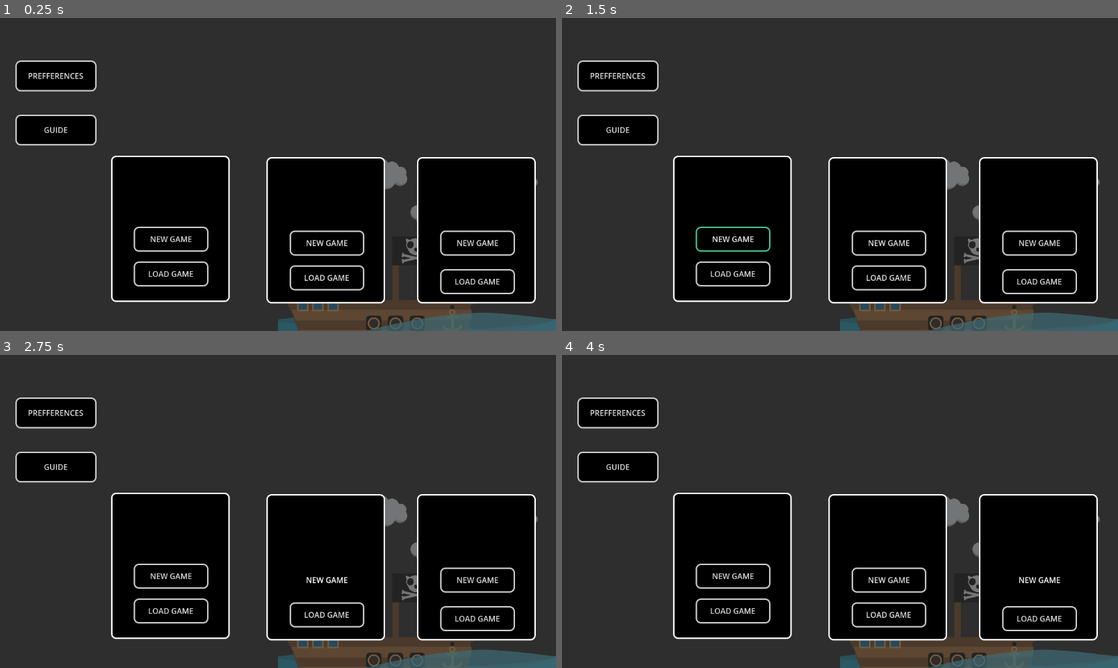
Above: before the commit, frames 1-4 (two rows, left to right).
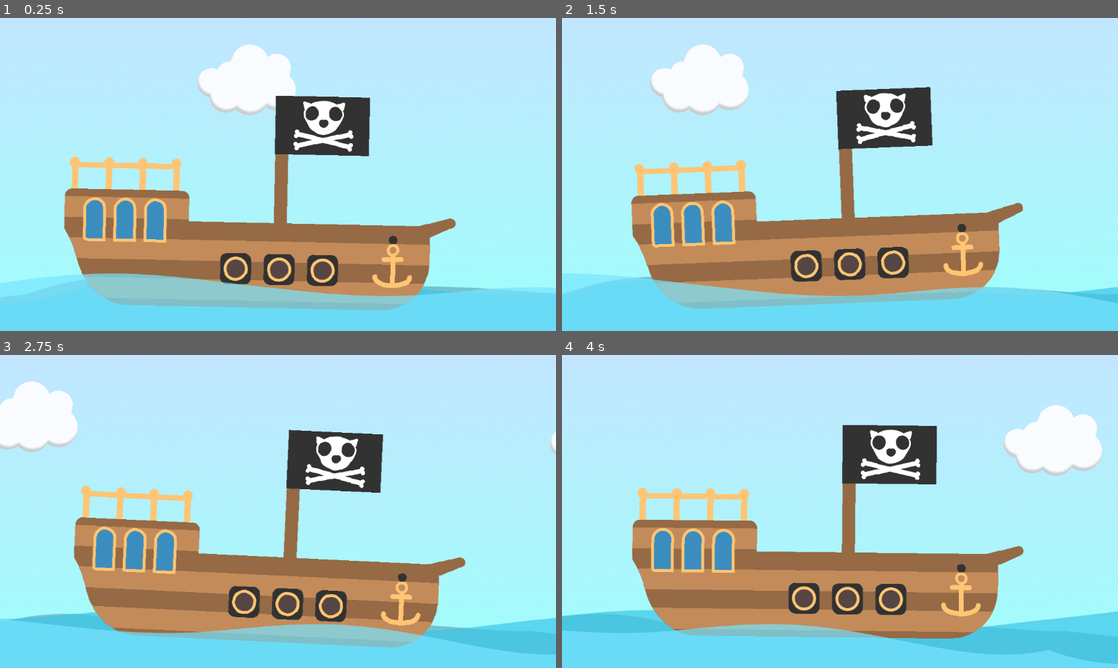
Above: after the commit, the same moments.

Repository: fishygaminglife-del/Pirate-Cats
Game: Godot game, scene res://scene/startscreen.tscn
Two runs of this game, one before a commit and one after it. Both use one fixed random seed, a clock stepped at 60 frames per second and the inputs below. The project has no main scene, so this scene is started directly.
Inputs (mouse positions are in pixels of both pictures, inside the frame that each line leads up to):
- Up to frame 1 (0.25 s): no input
- Up to frame 2 (1.5 s): click (734, 240) at 0.5 s, where only the run before the commit has a clickable "NEW GAME"; click (734, 240) at 1.25 s, where only the run before the commit has a clickable "NEW GAME"
- Up to frame 3 (2.75 s): click (328, 580) at 2 s, where only the run before the commit has a clickable "NEW GAME"
- Up to frame 4 (4 s): click (890, 580) at 2.75 s, where only the run before the commit has a clickable "NEW GAME"; click (1040, 580) at 3.5 s, where only the run before the commit has a clickable "NEW GAME"

The runs differ from the first frame. In frame 1, 97% of the frame differs, in the area x 0-100%, y 0-100%; in frame 2, 97%; in frame 3, 97%; in frame 4, 97%.

Commit message:
Complete Boat Rocking
For the start of a new game, I needed to make a boat rocking animation in the water, I was testing out different animations and I found the best way to make it.

Diff:
--- a/pirate-cats/scene/startscreen.tscn
+++ b/pirate-cats/scene/startscreen.tscn
@@ -1,9 +1,11 @@
 [gd_scene format=3 uid="uid://br74ubls6ovy3"]
 
 [ext_resource type="Texture2D" uid="uid://d1ne8hi4rsd46" path="res://assets/backblue.png" id="1_f4lms"]
+[ext_resource type="Script" uid="uid://bwsij72x7fm3g" path="res://script/startscreen.gd" id="1_unkh7"]
 [ext_resource type="Texture2D" uid="uid://bhdiu5db3tbq2" path="res://assets/middleblue.png" id="2_5ge4k"]
+[ext_resource type="Texture2D" uid="uid://twsdpehvo25k" path="res://assets/bg.png" id="2_riyh1"]
 [ext_resource type="Texture2D" uid="uid://cktu0nawmpjoh" path="res://assets/front blue (1).png" id="3_t1drl"]
-[ext_resource type="Texture2D" uid="uid://dvnb3r4kk5t6r" path="res://assets/boat.png" id="3_unkh7"]
+[ext_resource type="Texture2D" uid="uid://bwv6v8yq3f70t" path="res://assets/boat.png" id="3_unkh7"]
 [ext_resource type="Texture2D" uid="uid://curbdxaf7jf86" path="res://assets/clouds.png" id="4_unkh7"]
 
 [sub_resource type="StyleBoxFlat" id="StyleBoxFlat_5sra7"]
@@ -41,56 +43,126 @@
 corner_radius_bottom_right = 10
 corner_radius_bottom_left = 10
 
+[sub_resource type="Animation" id="Animation_riyh1"]
+length = 0.001
+
+[sub_resource type="Animation" id="Animation_2e2bh"]
+resource_name = "boat craddle"
+length = 5.0
+tracks/0/type = "value"
+tracks/0/imported = false
+tracks/0/enabled = true
+tracks/0/path = NodePath("parallaxbg/Camera2D:position")
+tracks/0/interp = 1
+tracks/0/loop_wrap = true
+tracks/0/keys = {
+"times": PackedFloat32Array(0, 5),
+"transitions": PackedFloat32Array(1, 1),
+"update": 0,
+"values": [Vector2(-288, 525), Vector2(840.8889, 525)]
+}
+tracks/1/type = "value"
+tracks/1/imported = false
+tracks/1/enabled = true
+tracks/1/path = NodePath("parallaxbg/Camera2D/Boat:rotation")
+tracks/1/interp = 1
+tracks/1/loop_wrap = true
+tracks/1/keys = {
+"times": PackedFloat32Array(0, 0.8666667, 1.8, 2.7666667, 3.56, 4.66, 5),
+"transitions": PackedFloat32Array(1, 1, 1, 1, 1, 1, 1),
+"update": 0,
+"values": [0.0, 0.07913376, -0.09993515, 0.05280053, 0.085175544, -0.105465785, 0.0]
+}
+tracks/2/type = "value"
+tracks/2/imported = false
+tracks/2/enabled = true
+tracks/2/path = NodePath("parallaxbg/Camera2D/Boat:position")
+tracks/2/interp = 1
+tracks/2/loop_wrap = true
+tracks/2/keys = {
+"times": PackedFloat32Array(0, 0.6, 1.48, 2.11, 2.84, 3.34, 4.19, 5),
+"transitions": PackedFloat32Array(1, 1, 1, 1, 1, 1, 1, 1),
+"update": 0,
+"values": [Vector2(-2, 50), Vector2(19.06665, 68), Vector2(15.697758, 45.999977), Vector2(15.217762, 61.999947), Vector2(29.582262, 49.999947), Vector2(31.804451, 61.999958), Vector2(13.982124, 34.000053), Vector2(-2, 50)]
+}
+
+[sub_resource type="AnimationLibrary" id="AnimationLibrary_876ia"]
+_data = {
+&"RESET": SubResource("Animation_riyh1"),
+&"boat craddle": SubResource("Animation_2e2bh")
+}
+
 [node name="Node2D" type="Node2D" unique_id=2123407205]
+script = ExtResource("1_unkh7")
+
+[node name="Bg" type="Sprite2D" parent="." unique_id=760726791]
+position = Vector2(501, 517)
+scale = Vector2(3.859375, 0.53549385)
+texture = ExtResource("2_riyh1")
 
 [node name="parallaxbg" type="Node2D" parent="." unique_id=1553879903]
-
-[node name="MiddleBlue" type="Parallax2D" parent="parallaxbg" unique_id=1809346217]
-scroll_scale = Vector2(0.1, 0.1)
-repeat_size = Vector2(1152, 0)
-
-[node name="Backblue" type="Sprite2D" parent="parallaxbg/MiddleBlue" unique_id=747749546]
-position = Vector2(575.7922, 610.5)
-scale = Vector2(0.5, 0.49999994)
-texture = ExtResource("2_5ge4k")
-centered = false
-
-[node name="BackBlue" type="Parallax2D" parent="parallaxbg" unique_id=41326461]
-scroll_scale = Vector2(0.2, 0.2)
-repeat_size = Vector2(1152, 0)
-
-[node name="Backblue" type="Sprite2D" parent="parallaxbg/BackBlue" unique_id=507957898]
-position = Vector2(575.7922, 610.5)
-scale = Vector2(0.5, 0.49999994)
-texture = ExtResource("1_f4lms")
-centered = false
-
-[node name="Boat" type="Sprite2D" parent="parallaxbg" unique_id=1911661098]
-position = Vector2(821, 562)
-scale = Vector2(0.5, 0.5)
-texture = ExtResource("3_unkh7")
-
-[node name="FrontBlue" type="Parallax2D" parent="parallaxbg" unique_id=118761442]
-scroll_scale = Vector2(0.3, 0.3)
-repeat_size = Vector2(1152, 0)
-
-[node name="Backblue" type="Sprite2D" parent="parallaxbg/FrontBlue" unique_id=398979313]
-position = Vector2(575.7922, 610.5)
-scale = Vector2(0.5, 0.49999994)
-texture = ExtResource("3_t1drl")
-centered = false
 
 [node name="Cloude2d" type="Parallax2D" parent="parallaxbg" unique_id=703282160]
 scroll_scale = Vector2(0.4, 0.4)
+scroll_offset = Vector2(-13, -136)
 repeat_size = Vector2(1152, 0)
+repeat_times = 2
 
 [node name="Backblue" type="Sprite2D" parent="parallaxbg/Cloude2d" unique_id=805676331]
-position = Vector2(747, 289)
+position = Vector2(593, 289)
 scale = Vector2(0.5, 0.49999994)
 texture = ExtResource("4_unkh7")
 centered = false
 
+[node name="Back" type="Parallax2D" parent="parallaxbg" unique_id=1035491241]
+scale = Vector2(0.5, 0.5)
+scroll_scale = Vector2(0.1, 0.1)
+scroll_offset = Vector2(-575, -231)
+repeat_size = Vector2(2304, 0)
+repeat_times = 2
+
+[node name="Middleblue" type="Sprite2D" parent="parallaxbg/Back" unique_id=724771102]
+position = Vector2(470, 1362)
+texture = ExtResource("2_5ge4k")
+centered = false
+
+[node name="Mid" type="Parallax2D" parent="parallaxbg" unique_id=1284981105]
+scale = Vector2(0.5, 0.5)
+scroll_scale = Vector2(0.2, 0.2)
+scroll_offset = Vector2(-575, -231)
+repeat_size = Vector2(2304, 0)
+repeat_times = 2
+
+[node name="Backblue" type="Sprite2D" parent="parallaxbg/Mid" unique_id=1406811075]
+position = Vector2(456, 1386)
+texture = ExtResource("1_f4lms")
+centered = false
+
+[node name="Camera2D" type="Camera2D" parent="parallaxbg" unique_id=1215526097]
+position = Vector2(-288, 525)
+scale = Vector2(0.5, 0.5)
+zoom = Vector2(2, 2)
+
+[node name="Boat" type="Sprite2D" parent="parallaxbg/Camera2D" unique_id=1911661098]
+position = Vector2(-2, 50)
+texture = ExtResource("3_unkh7")
+
+[node name="Front" type="Parallax2D" parent="parallaxbg" unique_id=1563770378]
+scale = Vector2(0.5, 0.5)
+scroll_scale = Vector2(0.4, 0.4)
+scroll_offset = Vector2(-575, -231)
+repeat_size = Vector2(2304, 0)
+repeat_times = 2
+
+[node name="FrontBlue(1)" type="Sprite2D" parent="parallaxbg/Front" unique_id=502198804]
+position = Vector2(458, 1476)
+texture = ExtResource("3_t1drl")
+centered = false
+
 [node name="Loading" type="Node2D" parent="." unique_id=1755795209]
+visible = false
+position = Vector2(571, 375.99997)
+scale = Vector2(0.44, 0.44)
 
 [node name="Panel" type="Panel" parent="Loading" unique_id=684071238]
 offset_left = -88.0
@@ -216,3 +288,6 @@
 offset_top = 312.0
 offset_right = 1088.0
 offset_bottom = 424.0
+
+[node name="AnimationPlayer" type="AnimationPlayer" parent="." unique_id=491530758]
+libraries/ = SubResource("AnimationLibrary_876ia")
--- /dev/null
+++ b/pirate-cats/script/startscreen.gd
@@ -0,0 +1,5 @@
+extends Node2D
+
+
+func _ready() -> void:
+	$AnimationPlayer.play("boat craddle")
Binary file added: pirate-cats/assets/bg.png
Not shown, changed: pirate-cats/assets/bg.png.import
Binary file changed: pirate-cats/assets/boat.png
Binary file changed: pirate-cats/assets/clouds.png
Not shown, added: pirate-cats/script/startscreen.gd.uid
